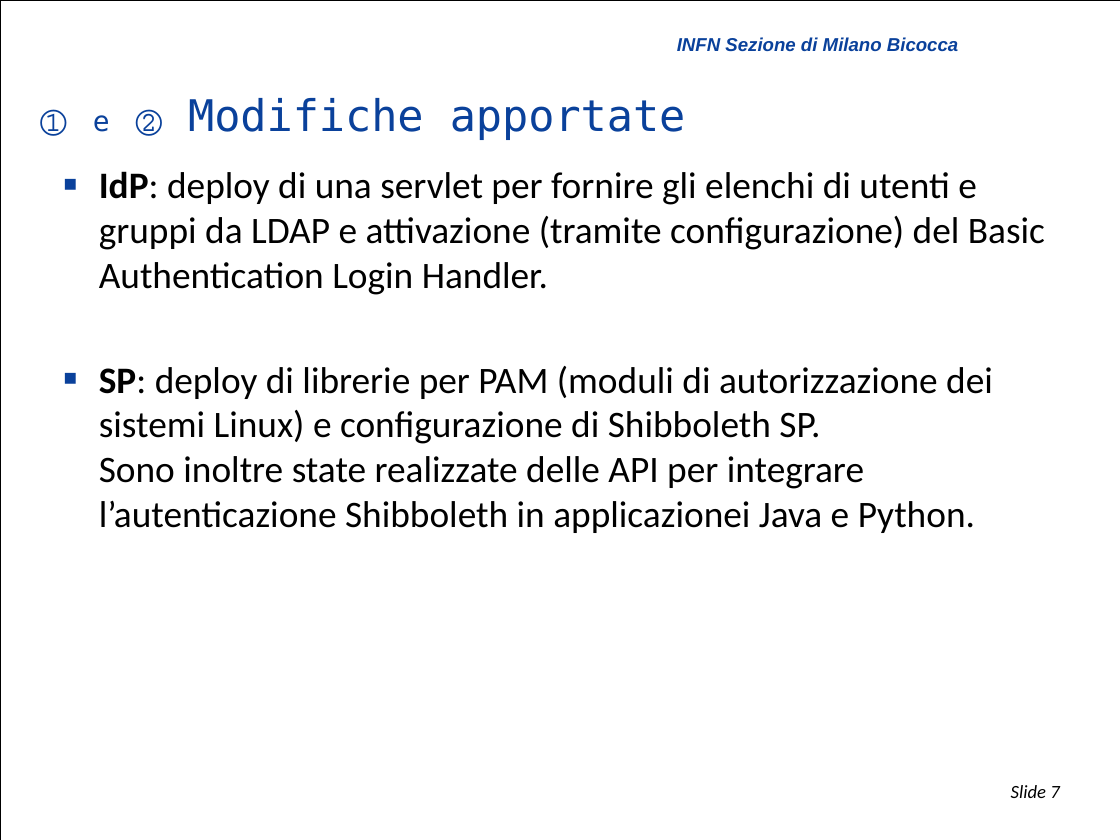
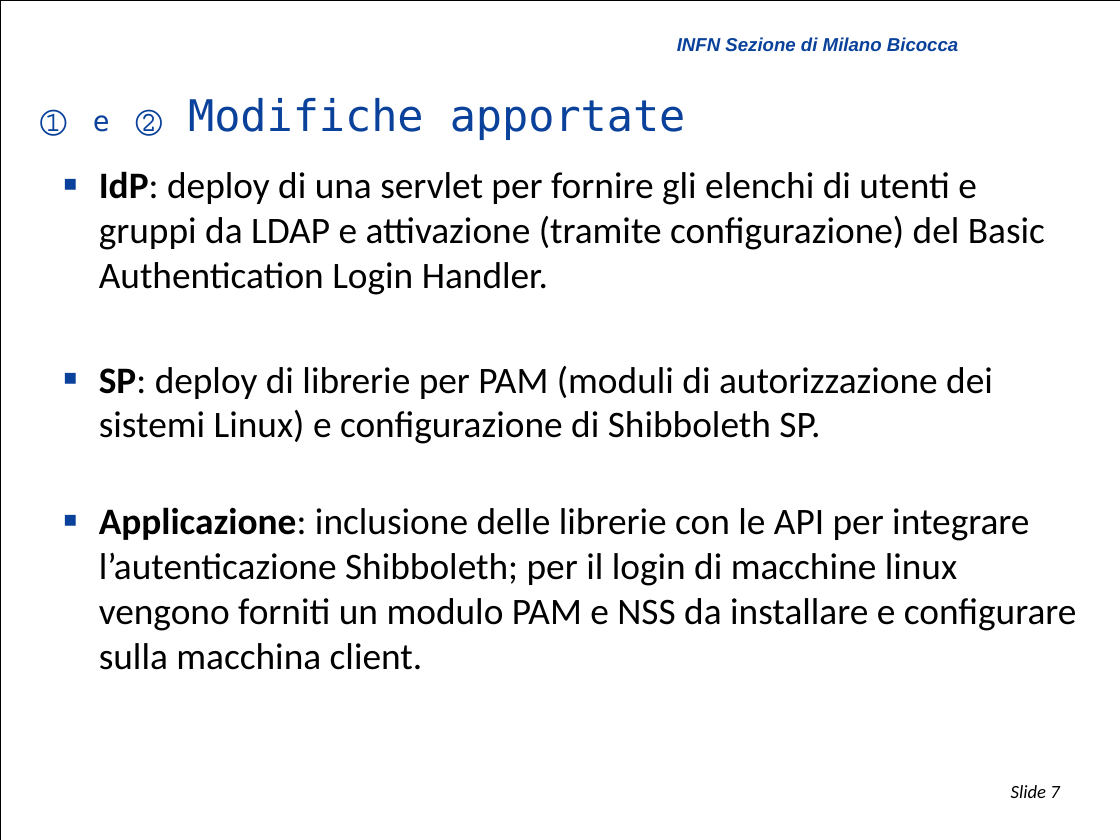
Before and after one commit to biancini/Shibboleth-Authentication, a slide deck: slide 7 of ShibbolethExtensions.pptx. Drawn at 1120x840 pixels with LibreOffice and Linux fonts; fonts in the diff are those of the drawing; background and template pictures are left out. Boxes give left, top, right and bottom in pixels: in the first picture for what was removed or moved away, otherwise in the second. Text is boxed around its words. In the diff, an @@ line names an element or a change of style, - is before the commit and + after.

```diff
--- a/ShibbolethExtensions.pptx
+++ b/ShibbolethExtensions.pptx
@@ text at [99,366,1077,670]: text changed @@
-  ■ SP: deploy di librerie per PAM (moduli di autorizzazione dei sistemi Linux) e configurazione di Shibboleth SP.
-    Sono inoltre state realizzate delle API per integrare l’autenticazione Shibboleth in applicazionei Java e Python.
+  ■ SP: deploy di librerie per PAM (moduli di autorizzazione dei sistemi Linux) e configurazione di Shibboleth SP.
+  ■ Applicazione: inclusione delle librerie con le API per integrare l’autenticazione Shibboleth; per il login di macchine linux vengono forniti un modulo PAM e NSS da installare e configurare sulla macchina client.
```
Also in this commit, not shown: 11 other slides changed.
